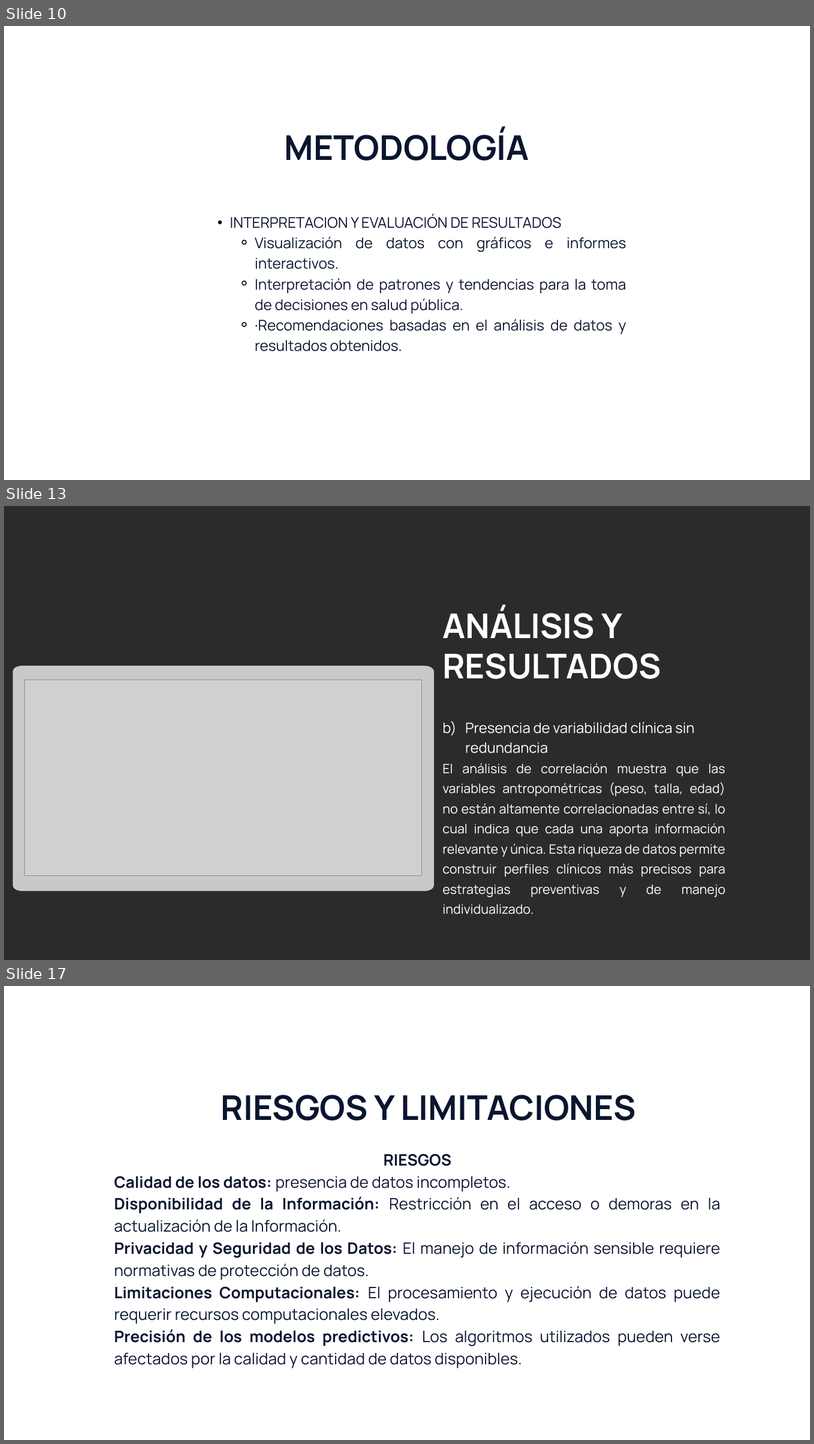
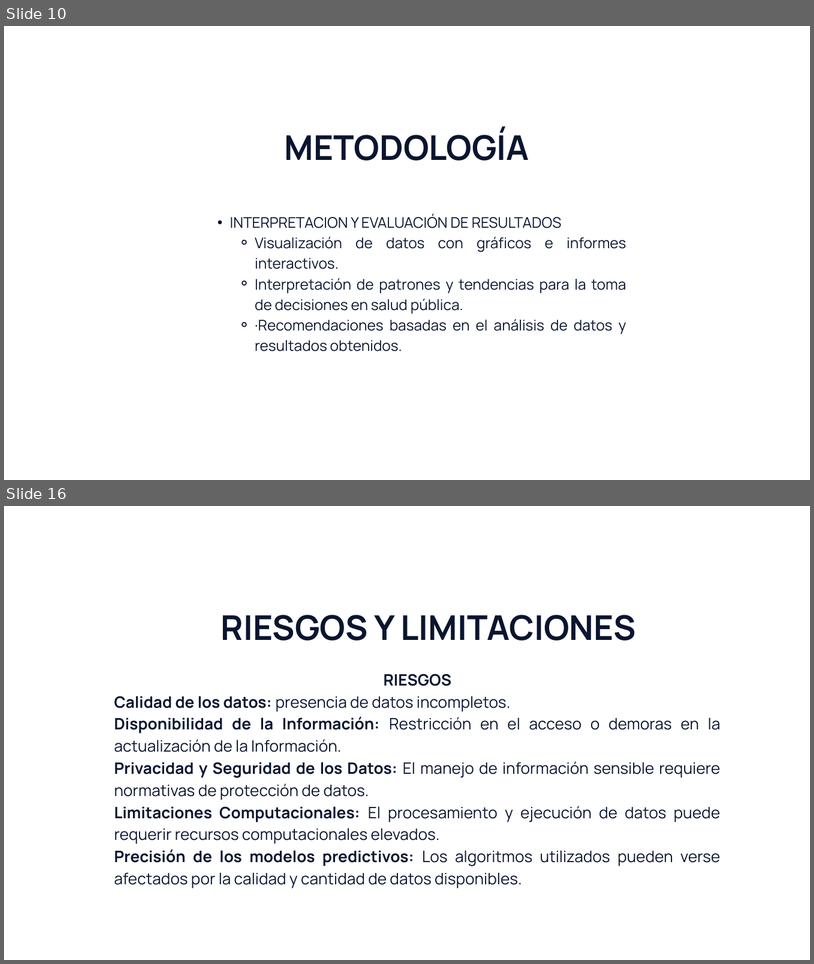
Before and after one commit to jeanclopez/machine-learnig-bigdata-grupo2, a slide deck: Análisis de Datos de Salud para la Detección y Predicción de Enfermedades Respiratorias.pptx. Shown one above the other, each under a label of ours: slides 10, 13 and 17 before the commit, slides 10 and 16 after it; the slides between them are not shown. The pictures are 814x1444 and 814x964 pixels, drawn with LibreOffice and Linux fonts; fonts in the diff are those of the drawing; grey boxes stand for pictures; background and template pictures are left out; a plain dark background stands for a picture behind light text. Boxes give left, top, right and bottom in pixels: in the first picture for what was removed or moved away, otherwise in the second. Text is boxed around its words. In the diff, an @@ line names an element or a change of style, - is before the commit and + after.

Commit message:
Documentos
Actualización de Información

```diff
--- a/Análisis de Datos de Salud para la Detección y Predicción de Enfermedades Respiratorias.pptx
+++ b/Análisis de Datos de Salud para la Detección y Predicción de Enfermedades Respiratorias.pptx
@@ slide 13 removed at (x1=4, y1=506, x2=810, y2=960), background picture (left out) @@
@@ text removed at (x1=443, y1=606, x2=661, y2=679) @@
-ANÁLISIS Y RESULTADOS
@@ freeform shape removed at (x1=13, y1=666, x2=434, y2=891) @@
@@ picture removed at (x1=25, y1=679, x2=422, y2=875) @@
@@ text removed at (x1=443, y1=721, x2=726, y2=897) @@
-b) Presencia de variabilidad clínica sin redundancia
-El análisis de correlación muestra que las variables antropométricas (peso, talla, edad) no están altamente correlacionadas entre sí, lo cual indica que cada una aporta información relevante y única. Esta riqueza de datos permite construir perfiles clínicos más precisos para estrategias preventivas y de manejo individualizado.
@@ what was slide 17 is now slide 16 @@
```
Also in this commit, not shown: 5 slides changed.
